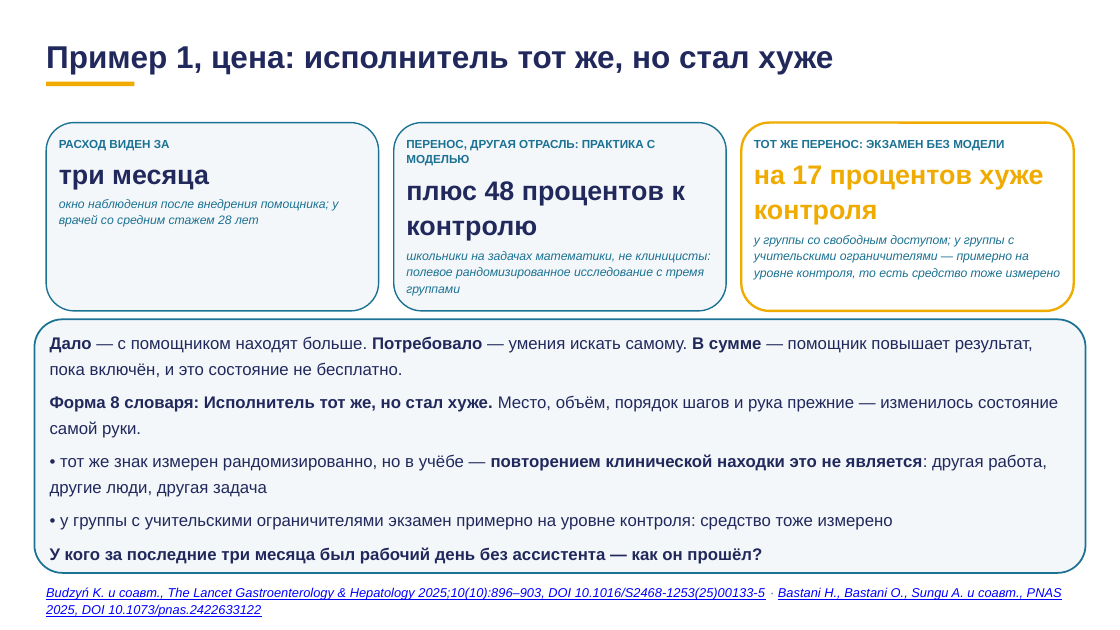
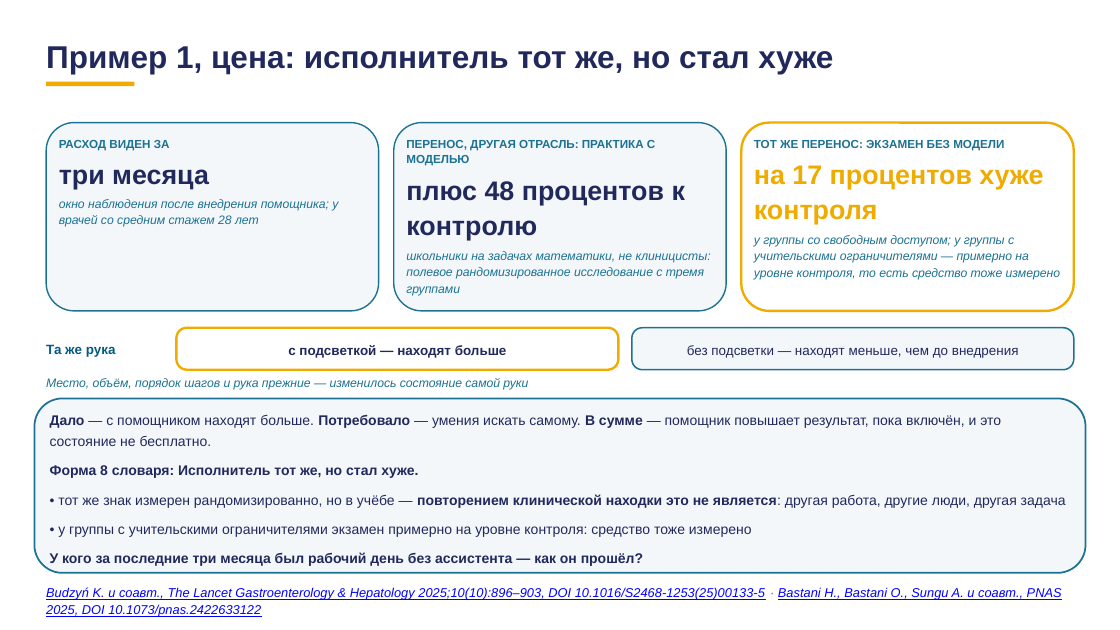
Before and after one commit to tellina-study/AI-usage-lessons, a slide deck: slide 106 of library/lectures/lec-07/rework/deck/lec-07-karkas.pptx. Drawn at 1120x630 pixels with LibreOffice and Linux fonts; fonts in the diff are those of the drawing. Boxes give left, top, right and bottom in pixels: in the first picture for what was removed or moved away, otherwise in the second. Text is boxed around its words. In the diff, an @@ line names an element or a change of style, - is before the commit and + after.

```diff
--- a/library/lectures/lec-07/rework/deck/lec-07-karkas.pptx
+++ b/library/lectures/lec-07/rework/deck/lec-07-karkas.pptx
@@ rounded rectangle added at [176, 328, 618, 370], fill #FFFFFF, outline #F0AB00 2 pt @@
@@ rounded rectangle added at [632, 328, 1074, 370], fill #F4F7FA, outline #1C7293 1.3 pt @@
@@ text added at [46, 344, 116, 357], 11.5 pt, text #065A82, bold @@
+Та же рука
@@ text added at [288, 345, 507, 358], 11.5 pt, text #21295C, bold @@
+с подсветкой — находят больше
@@ text added at [687, 345, 1019, 358], 11.5 pt, text #21295C @@
+без подсветки — находят меньше, чем до внедрения
@@ text added at [46, 378, 528, 390], 10.5 pt, text #1C7293, italic @@
+Место, объём, порядок шагов и рука прежние — изменилось состояние самой руки
@@ rounded rectangle: place and size @@
-rounded rectangle at [34, 319, 1086, 573]
+rounded rectangle at [34, 398, 1086, 573]
@@ rounded rectangle at [34, 398, 1086, 573]: proportions changed @@
@@ text at [50, 415, 1066, 566]: size 14.4 to 12 pt @@
@@ text "Дало — с помощником находят ...": place and size @@
-text "Дало — с помощником находят ..." at [50, 336, 1058, 564]
+text "Дало — с помощником находят ..." at [50, 415, 1066, 566]
@@ text at [50, 465, 418, 478]: text changed; size 14.4 to 12 pt; bold on @@
-Форма 8 словаря: Исполнитель тот же, но стал хуже. Место, объём, порядок шагов и рука прежние — изменилось состояние самой руки.
+Форма 8 словаря: Исполнитель тот же, но стал хуже.
```
Also in this commit, not shown: 12 other slides changed, 25 other files.
